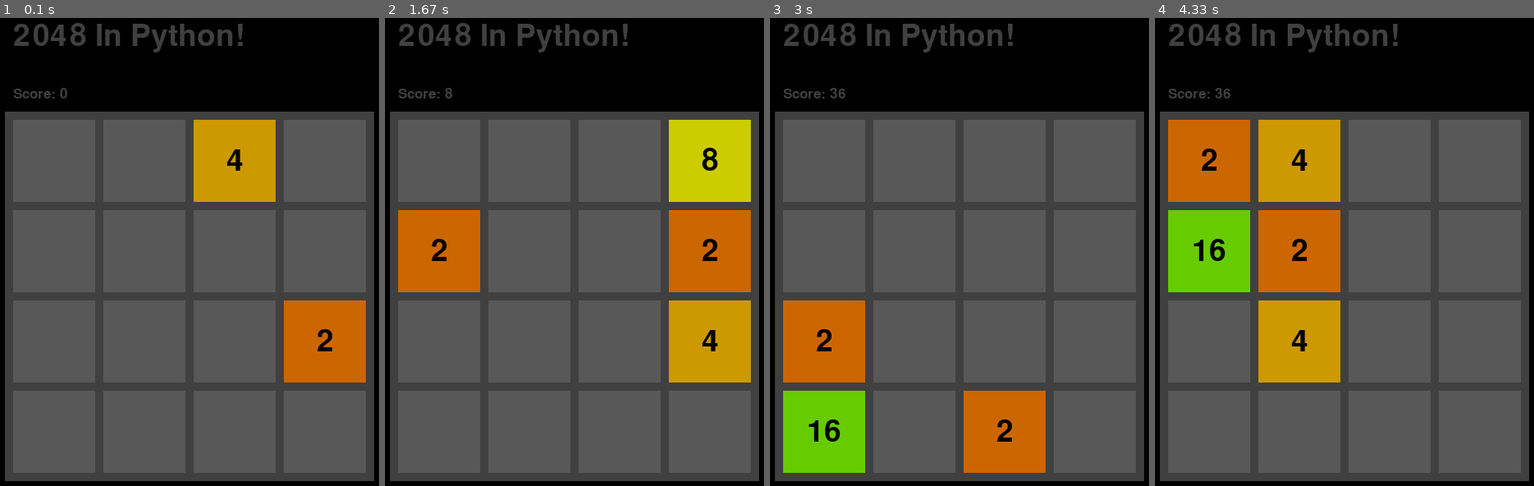
Above: before the commit, frames 1-4 (left to right).
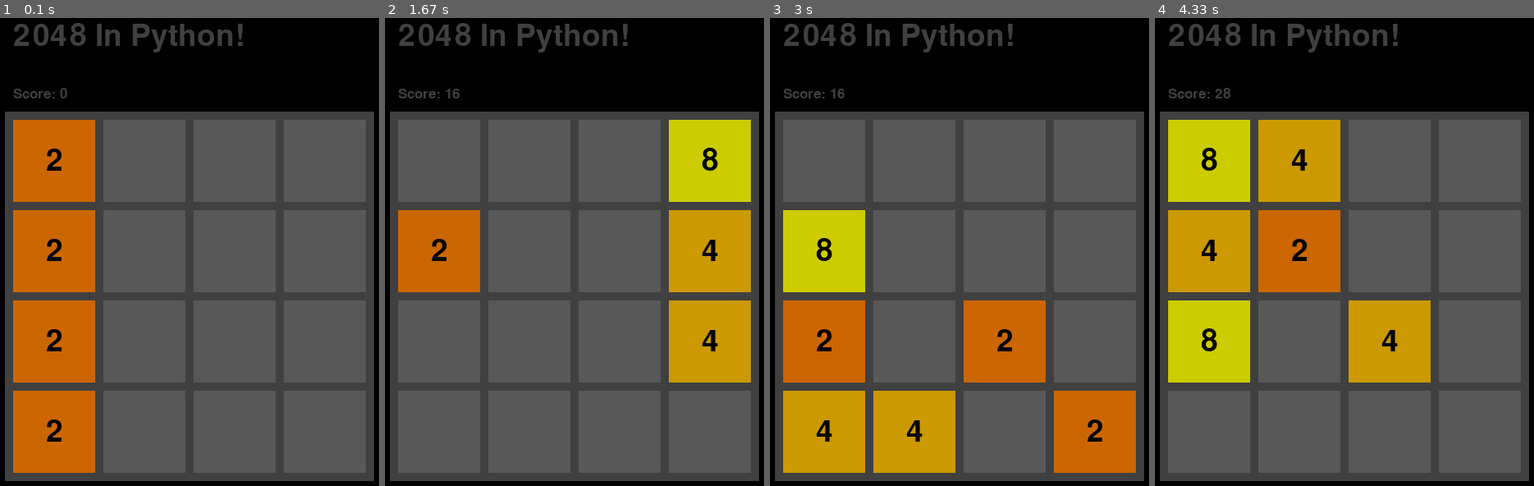
Above: after the commit, the same moments.

Repository: BubbaTLC/Pygame-2048
Game: pygame game, started from main.py
Same seed, same stepped clock (60 frames per second), same inputs: the game is played once before the commit and once after it.
Inputs:
- Up to frame 1 (0.1 s): no input
- Up to frame 2 (1.67 s): hold Right 0.33-0.8 s; hold Up 0.83-1.13 s; hold Right from 1.17 s (still down)
- Up to frame 3 (3 s): release Right at 1.72 s; hold Left 1.75-2.42 s; hold Down from 2.45 s (still down)
- Up to frame 4 (4.33 s): release Down at 3.27 s; hold Left 3.3-4.22 s; hold Up from 4.25 s (still down)

The runs differ from the first frame. In frame 1, 23% of the frame differs, in the area x 3-97%, y 21-98%; in frame 2, 3.8%; in frame 3, 23%, in the area x 3-97%, y 14-98%; in frame 4, 19%.

Commit message:
Game play seems to be working like the orginal game. --BC

Diff:
--- a/main.py
+++ b/main.py
@@ -54,11 +54,17 @@
     """
     This function will randomly place the 2 tiles onto the board.
     """
-    tile1 = random.choice(CHOICE)
-    tile2 = random.choice(CHOICE)
-    board[2] = tile1
-    board[3] = tile2
-    np.random.shuffle(board)
+    # tile1 = random.choice(CHOICE)
+    # tile2 = random.choice(CHOICE)
+    # board[2] = tile1
+    # board[3] = tile2
+    # np.random.shuffle(board)
+
+    board[0] = 2
+    board[4] = 2
+    board[8] = 2
+    board[12] = 2
+
     # tiles = [ 2, 4, 8, 4, 4, 8, 4,  2, 64,  32,  16,   4, 16,  64, 256, 512]
     # for i in range(16):
     #     board[i] = tiles[i]
@@ -99,6 +105,13 @@
     This function will shift the tiles to the left.
     """
     tempB = board.copy()
+
+    for i in range(WIDTH-1):
+        for r in range(0, len(board)-1, 4):
+            for c in range(0, WIDTH-1, 1):
+                if board[r+(c)] == 0:
+                    board[r+(c)] = board[r+(c+1)]
+                    board[r+(c+1)] = 0
 
     for r in range(0, len(board)-1, 4):
         for c in range(0, WIDTH-1, 1):
@@ -114,13 +127,6 @@
                     board[r+(c)] = board[r+(c+1)]
                     board[r+(c+1)] = 0
 
-    for r in range(0, len(board)-1, 4):
-        for c in range(0, WIDTH-1, 1):
-            if board[r+(c)] == board[r+(c+1)]:
-                board[r+(c)] = board[r+(c)] + board[r+(c+1)]
-                board[r+(c+1)] = 0
-                score += board[r+(c)]
-
     compare = tempB == board
 
     if not is_game_over(board) and not compare.all():
@@ -134,6 +140,13 @@
     """
 
     tempB = board.copy()
+
+    for i in range(WIDTH-1):
+        for r in range(len(board)-1, 0, -4):
+            for c in range(0, WIDTH-1, 1):
+                if board[r-(c)] == 0:
+                    board[r-(c)] = board[r-(c+1)]
+                    board[r-(c+1)] = 0
 
     for r in range(len(board)-1, 0, -4):
         for c in range(0, WIDTH-1, 1):
@@ -149,14 +162,6 @@
                     board[r-(c)] = board[r-(c+1)]
                     board[r-(c+1)] = 0
 
-
-    for r in range(len(board)-1, 0, -4):
-        for c in range(0, WIDTH-1, 1):
-            if board[r-(c)] == board[r-(c+1)]:
-                board[r-(c)] = board[r-(c)] + board[r-(c+1)]
-                board[r-(c+1)] = 0
-                score += board[r-(c)]
-
     compare = tempB == board
 
     if not is_game_over(board) and not compare.all():
@@ -171,6 +176,12 @@
     """
 
     tempB = board.copy()
+
+    for i in range(WIDTH-1):
+        for c in range(len(board)-HEIGHT):
+            if board[c] == 0:
+                board[c] = board[c+HEIGHT]
+                board[c+HEIGHT] = 0
 
     for c in range(len(board)-HEIGHT):
         if board[c] == board[c+HEIGHT]:
@@ -184,12 +195,6 @@
                 board[c] = board[c+HEIGHT]
                 board[c+HEIGHT] = 0
 
-    for c in range(len(board)-HEIGHT):
-        if board[c] == board[c+HEIGHT]:
-            board[c] = board[c] + board[c+HEIGHT]
-            board[c+HEIGHT] = 0
-            score += board[c]
-
     compare = tempB == board
 
     if not is_game_over(board) and not compare.all():
@@ -203,24 +208,23 @@
     This function will shifts the tiles down.
     """
     tempB = board.copy()
-
-    for c in range(len(board)-1, HEIGHT-1, -1):
+    for i in range(HEIGHT-1):
+        for c in range(len(board)-1, HEIGHT-1, -1): # Move tiles
+            if board[c] == 0:
+                board[c] = board[c-HEIGHT]
+                board[c-HEIGHT] = 0
+
+    for c in range(len(board)-1, HEIGHT-1, -1): # Combine tiles
         if board[c] == board[c-HEIGHT]:
             board[c] = board[c] + board[c-HEIGHT]
             board[c-HEIGHT] = 0
             score += board[c]
 
     for i in range(HEIGHT-1):
-        for c in range(len(board)-1, HEIGHT-1, -1):
+        for c in range(len(board)-1, HEIGHT-1, -1): # Move tiles
             if board[c] == 0:
                 board[c] = board[c-HEIGHT]
                 board[c-HEIGHT] = 0
-
-    for c in range(len(board)-1, HEIGHT-1, -1):
-        if board[c] == board[c-HEIGHT]:
-            board[c] = board[c] + board[c-HEIGHT]
-            board[c-HEIGHT] = 0
-            score += board[c]
 
     compare = tempB == board
 
@@ -293,7 +297,6 @@
     draw_board(board, score)
     pygame.display.update()
 
-    # TODO: Fix bug where 4 in a row combine into one tile. Could be considered as a feature.
 
     # * Game Loop * #
     while running:
